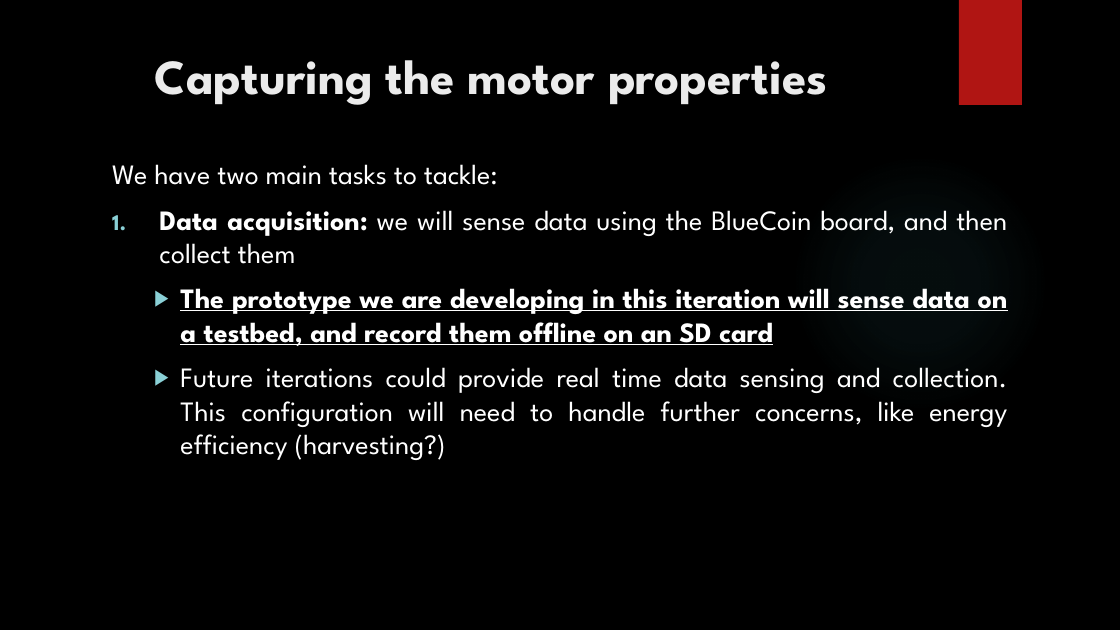
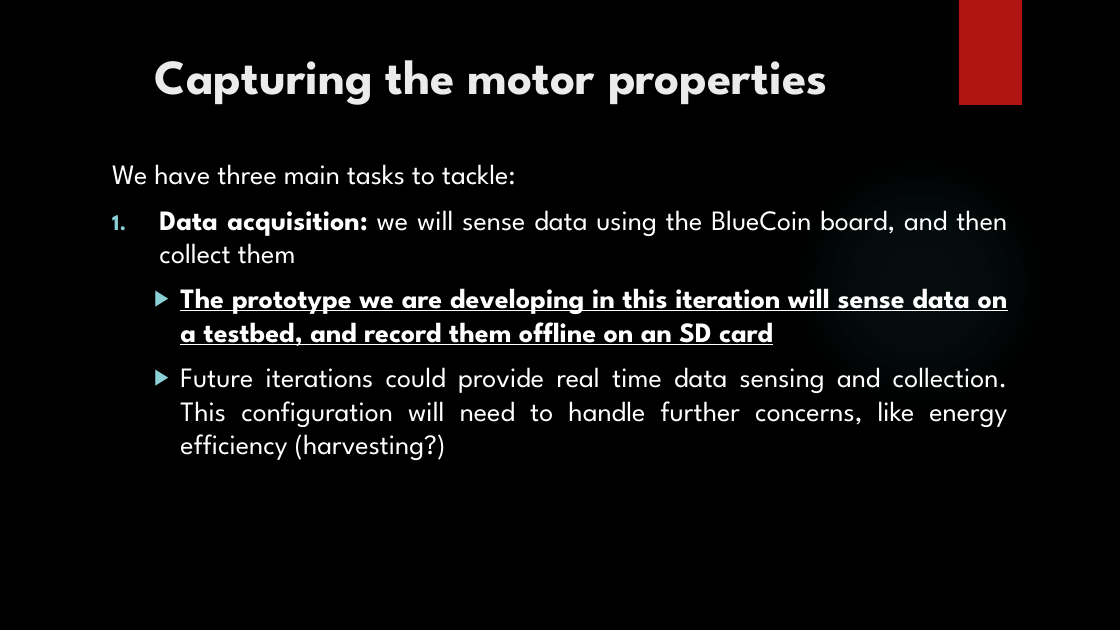
Before and after one commit to urzino/FanMonitoringBlueCoin, a slide deck: slide 3 of Pervasive_presentation_Milestone1_group8_lele.pptx (slide 2 before the commit). Drawn at 1120x630 pixels with LibreOffice and Linux fonts; fonts in the diff are those of the drawing; background and template pictures are left out. Boxes give left, top, right and bottom in pixels: in the first picture for what was removed or moved away, otherwise in the second. Text is boxed around its words. In the diff, an @@ line names an element or a change of style, - is before the commit and + after.

```diff
--- a/Pervasive_presentation_Milestone1_group8_lele.pptx
+++ b/Pervasive_presentation_Milestone1_group8_lele.pptx
@@ text at [112,164,516,185]: text changed @@
-We have two main tasks to tackle:
+We have three main tasks to tackle:
```
Also in this commit, not shown: 6 other slides changed, 4 slides added, 1 other file.
